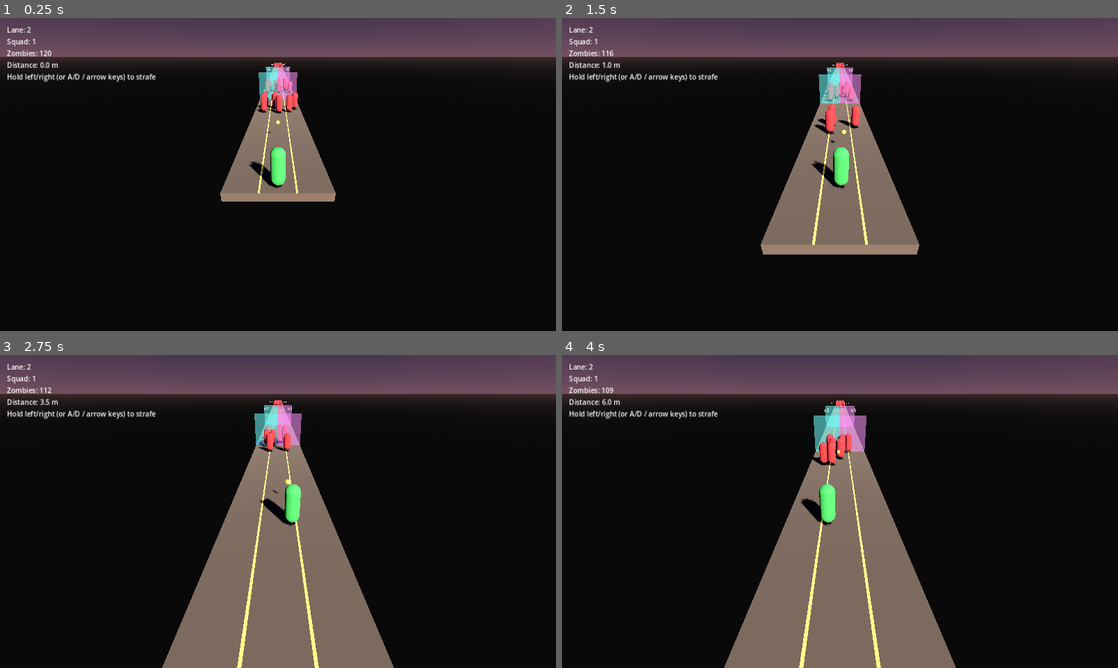
Above: before the commit, frames 1-4 (two rows, left to right).
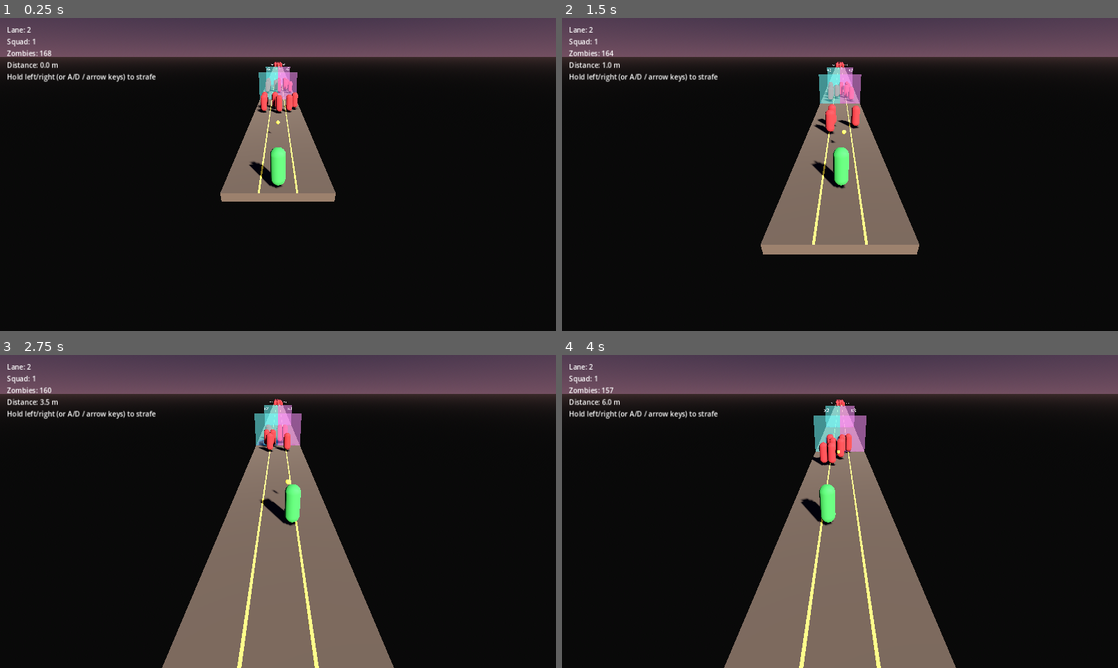
Above: after the commit, the same moments.

Repository: PawandeepSinghKhalsa/Hold-the-Line
Game: Godot game, scene res://scenes/main.tscn
Two runs of this game, one before a commit and one after it. Both use one fixed random seed, a clock stepped at 60 frames per second and the inputs below.
Inputs (mouse positions are in pixels of both pictures, inside the frame that each line leads up to):
- Up to frame 1 (0.25 s): no input
- Up to frame 2 (1.5 s): move the mouse to (962, 158) at 0.52 s; hold D (move_right) 0.53-1.25 s; click (962, 158) at 0.67 s; drag from (728, 190) to (812, 237) at 1.27 s
- Up to frame 3 (2.75 s): move the mouse to (333, 442) at 2.02 s; hold D (move_right) from 2.03 s (still down)
- Up to frame 4 (4 s): release D (move_right) at 2.75 s; drag from (812, 574) to (673, 464) at 2.77 s; move the mouse to (1006, 558) at 3.52 s; hold A (move_left) from 3.53 s (still down)

The runs differ from the first frame. In frame 1, less than 0.1% of the frame differs, in the area x 7-51%, y 10-16%; in frame 2, less than 0.1%; in frame 3, less than 0.1%; in frame 4, less than 0.1%, in the area x 7-67%, y 10-82%.
Error in both runs: Invalid access to property or key 'lane_index' on a base object of type 'CharacterBody3D (soldier.gd)'. (res://scripts/hud.gd:23)

Commit message:
Level 1 endgame: bigger horde with 2-HP back rows
The x3 gate made the main horde of 102 fall in under 4 seconds, so
clearing the final wave had no tension. Three changes reshape the
endgame so the squad of 9 actually has to grind:

- Main HordeSpawner bumped from 34 -> 50 zombies per lane (150 total),
  tight row_spacing 1.0.
- Back 20 rows per lane (60 zombies total) spawn with max_hp=2 and
  auto-pick a darker red material so the player can tell toughs apart.
- Bridge extended from 100u to 160u (centre z=-78) so the deeper horde
  still lands on visible geometry; horde_front_z moved from -95 to -105.

horde_spawner gained tough_rows_from_back + tough_hp exports so future
levels can reuse the mechanic; zombie.gd duplicates its material per
instance in _ready so the darker colour doesn't leak across zombies
that share the subresource.

Run totals after this commit:
- 6 + 12 advance zombies (unchanged early pressure)
- 90 x 1-HP + 60 x 2-HP main horde = 150 heads, 210 effective HP
- x3/x3 squad of 9 at 3 shots/s = 27 bullets/s -> ~7.8s to grind,
  comfortably inside the contact window.

https://claude.ai/code/session_01WNZkPqonAe5zQESFZUsP36

Diff:
--- a/scenes/main.tscn
+++ b/scenes/main.tscn
@@ -8,16 +8,16 @@
 [ext_resource type="PackedScene" path="res://scenes/gate.tscn" id="6_gate"]
 
 [sub_resource type="BoxShape3D" id="BoxShape3D_bridge"]
-size = Vector3(4.5, 0.4, 100)
+size = Vector3(4.5, 0.4, 160)
 
 [sub_resource type="BoxMesh" id="BoxMesh_bridge"]
-size = Vector3(4.5, 0.4, 100)
+size = Vector3(4.5, 0.4, 160)
 
 [sub_resource type="StandardMaterial3D" id="StandardMaterial3D_bridge"]
 albedo_color = Color(0.45, 0.38, 0.3, 1)
 
 [sub_resource type="BoxMesh" id="BoxMesh_lane_marker"]
-size = Vector3(0.08, 0.02, 100)
+size = Vector3(0.08, 0.02, 160)
 
 [sub_resource type="StandardMaterial3D" id="StandardMaterial3D_marker"]
 albedo_color = Color(1, 0.92, 0.4, 1)
@@ -51,7 +51,7 @@
 shadow_enabled = true
 
 [node name="Bridge" type="StaticBody3D" parent="."]
-transform = Transform3D(1, 0, 0, 0, 1, 0, 0, 0, 1, 0, -0.2, -48)
+transform = Transform3D(1, 0, 0, 0, 1, 0, 0, 0, 1, 0, -0.2, -78)
 
 [node name="CollisionShape3D" type="CollisionShape3D" parent="Bridge"]
 shape = SubResource("BoxShape3D_bridge")
@@ -61,12 +61,12 @@
 material_override = SubResource("StandardMaterial3D_bridge")
 
 [node name="LaneMarkerLeft" type="MeshInstance3D" parent="."]
-transform = Transform3D(1, 0, 0, 0, 1, 0, 0, 0, 1, -0.75, 0.01, -48)
+transform = Transform3D(1, 0, 0, 0, 1, 0, 0, 0, 1, -0.75, 0.01, -78)
 mesh = SubResource("BoxMesh_lane_marker")
 material_override = SubResource("StandardMaterial3D_marker")
 
 [node name="LaneMarkerRight" type="MeshInstance3D" parent="."]
-transform = Transform3D(1, 0, 0, 0, 1, 0, 0, 0, 1, 0.75, 0.01, -48)
+transform = Transform3D(1, 0, 0, 0, 1, 0, 0, 0, 1, 0.75, 0.01, -78)
 mesh = SubResource("BoxMesh_lane_marker")
 material_override = SubResource("StandardMaterial3D_marker")
 
@@ -105,8 +105,10 @@
 [node name="HordeSpawner" type="Node3D" parent="."]
 script = ExtResource("5_spawner")
 zombie_scene = ExtResource("4_zombie")
-zombies_per_lane = 34
-row_spacing = 1.2
-horde_front_z = -95.0
+zombies_per_lane = 50
+row_spacing = 1.0
+horde_front_z = -105.0
+tough_rows_from_back = 20
+tough_hp = 2
 
 [node name="HUD" parent="." instance=ExtResource("2_hud")]
--- a/scripts/horde_spawner.gd
+++ b/scripts/horde_spawner.gd
@@ -1,13 +1,16 @@
 extends Node3D
 
-# Phase 2 horde spawner. Spawns a rectangular block of zombies across all
-# three lanes at the far end of the bridge. Lane-aware: each zombie is
-# assigned a lane so the player can thin rows by shooting down that lane.
+# Spawns a rectangular block of zombies across the three lanes. Back rows
+# (controlled by `tough_rows_from_back`) get max_hp=2 so they take two
+# bullets to drop, creating a natural difficulty ramp deeper into the
+# horde without bloating the total zombie count.
 
 @export var zombie_scene: PackedScene
-@export var zombies_per_lane: int = 14
-@export var row_spacing: float = 1.4
+@export var zombies_per_lane: int = 34
+@export var row_spacing: float = 1.2
 @export var horde_front_z: float = -95.0
+@export var tough_rows_from_back: int = 0
+@export var tough_hp: int = 2
 
 
 func _ready() -> void:
@@ -20,14 +23,23 @@
 	var total: int = zombies_per_lane * GameManager.LANE_COUNT
 	GameManager.add_zombies(total)
 
+	var tough_threshold: int = zombies_per_lane - tough_rows_from_back
+
 	for lane_idx in GameManager.LANE_COUNT:
 		for row in zombies_per_lane:
-			var z := zombie_scene.instantiate()
-			get_tree().current_scene.add_child(z)
-			z.lane_index = lane_idx
-			var x_jitter := randf_range(-0.4, 0.4)
-			var z_jitter := randf_range(-0.3, 0.3)
-			z.global_position = Vector3(
+			var zombie_node: Node = zombie_scene.instantiate()
+			var zombie: Node3D = zombie_node as Node3D
+			if zombie == null:
+				continue
+			# Must set max_hp before add_child so zombie._ready() sees the
+			# right value and picks the tough material.
+			if row >= tough_threshold and tough_rows_from_back > 0:
+				zombie.set("max_hp", tough_hp)
+			zombie.set("lane_index", lane_idx)
+			get_tree().current_scene.add_child(zombie)
+			var x_jitter: float = randf_range(-0.4, 0.4)
+			var z_jitter: float = randf_range(-0.3, 0.3)
+			zombie.global_position = Vector3(
 				GameManager.LANE_X_POSITIONS[lane_idx] + x_jitter,
 				0.1,
 				horde_front_z - row * row_spacing + z_jitter
--- a/scripts/zombie.gd
+++ b/scripts/zombie.gd
@@ -20,6 +20,28 @@
 	hp = max_hp
 	add_to_group("zombies")
 	_target_jitter = Vector3(randf_range(-0.8, 0.8), 0.0, randf_range(-0.4, 0.4))
+	_apply_tough_appearance_if_needed()
+
+
+func _apply_tough_appearance_if_needed() -> void:
+	# Tough zombies (max_hp >= 2) get a darker body so the player can spot
+	# them and prioritise. Duplicate the material so each instance owns
+	# its override colour.
+	if max_hp < 2:
+		return
+	var mesh_node: Node = get_node_or_null("Mesh")
+	var mesh_instance: MeshInstance3D = mesh_node as MeshInstance3D
+	if mesh_instance == null or mesh_instance.material_override == null:
+		return
+	var unique_material: Material = mesh_instance.material_override.duplicate() as Material
+	mesh_instance.material_override = unique_material
+	var standard_mat: StandardMaterial3D = unique_material as StandardMaterial3D
+	if standard_mat == null:
+		return
+	if max_hp >= 3:
+		standard_mat.albedo_color = Color(0.35, 0.08, 0.15, 1)
+	else:
+		standard_mat.albedo_color = Color(0.55, 0.12, 0.18, 1)
 
 
 func _physics_process(_delta: float) -> void:
